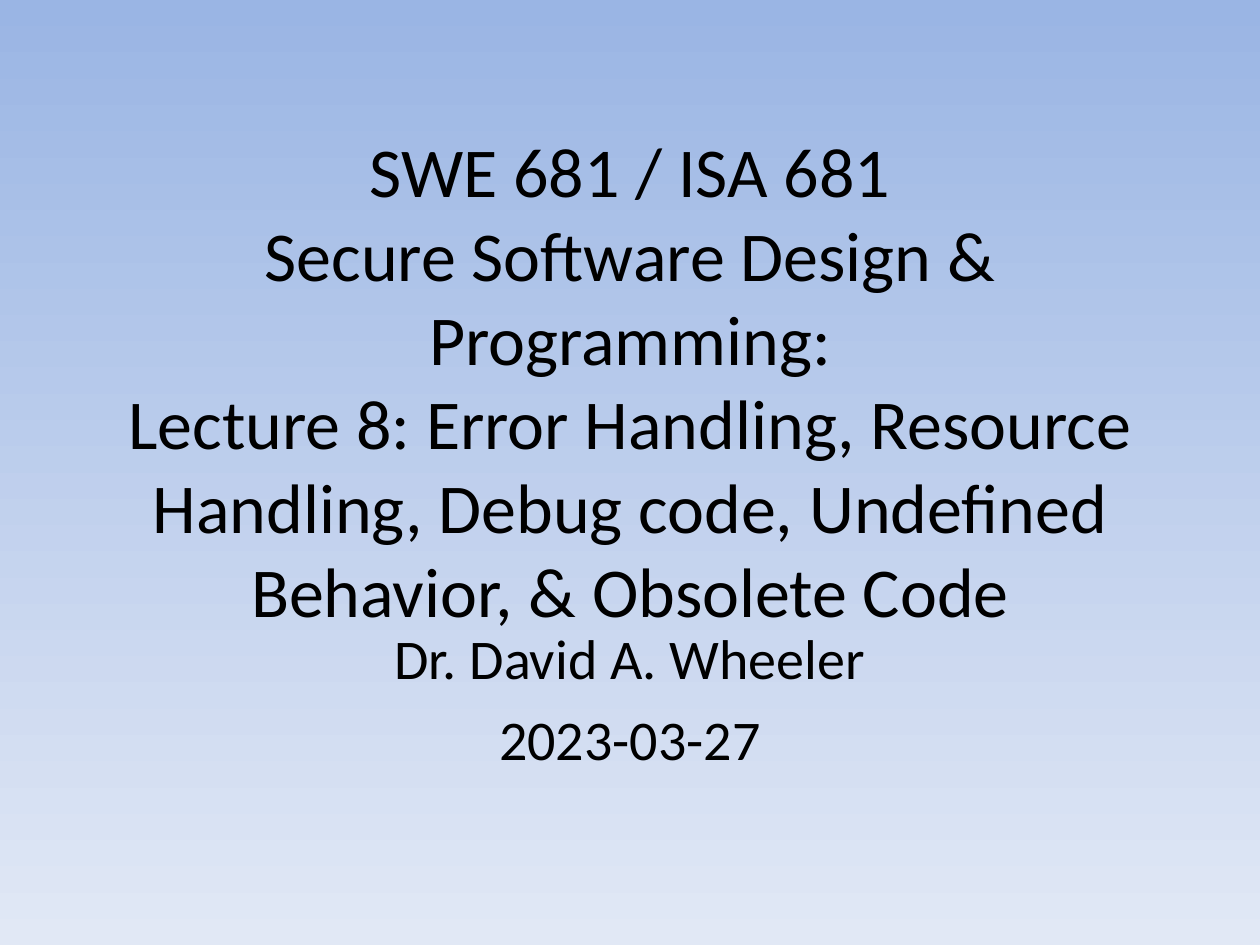
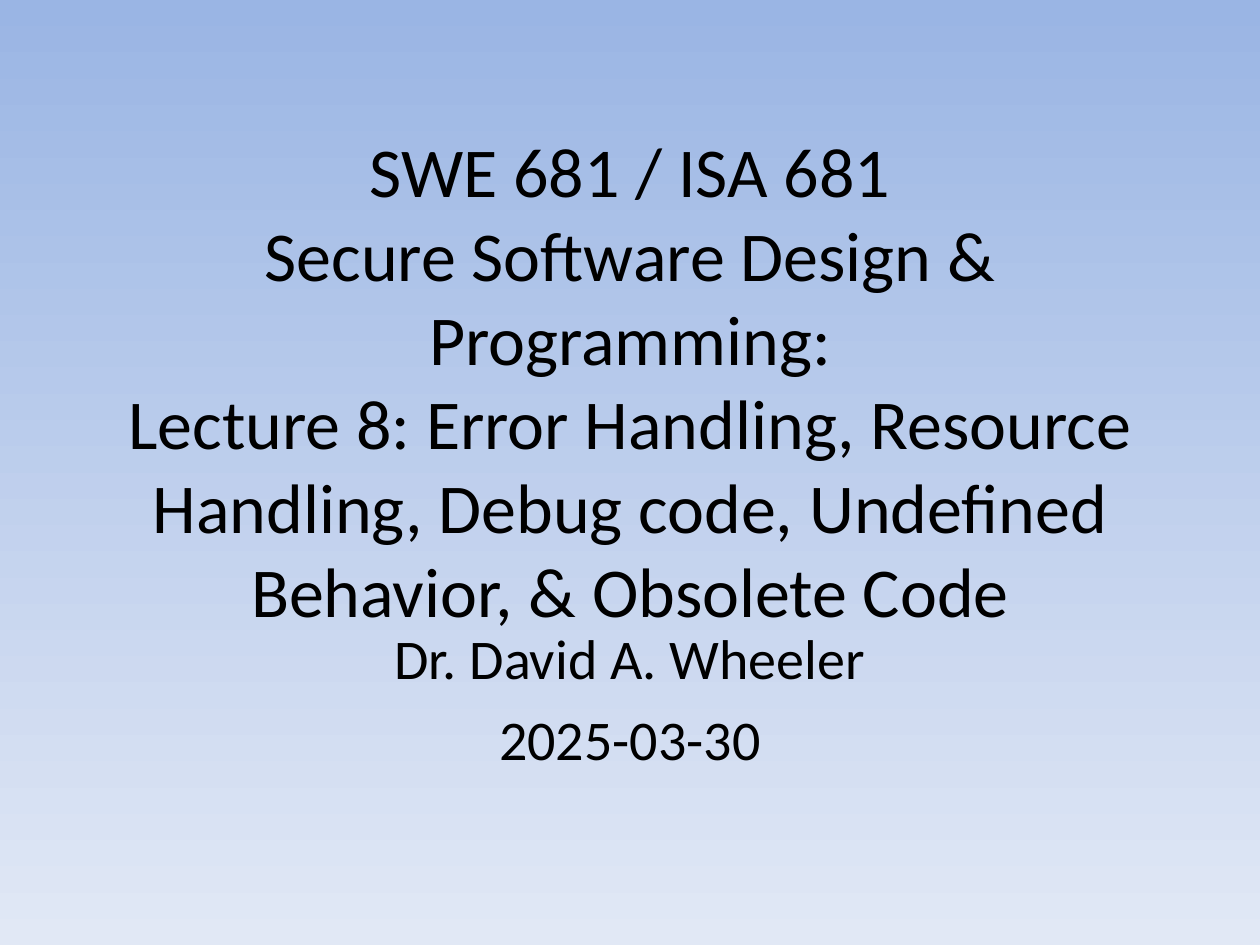
Before and after one commit to david-a-wheeler/david-a-wheeler.github.io, a slide deck: slide 1 of secure-class/presentations/Secure-Software-8-Errors.ppt. Drawn at 1260x945 pixels with LibreOffice and Linux fonts; fonts in the diff are those of the drawing. Boxes give left, top, right and bottom in pixels: in the first picture for what was removed or moved away, otherwise in the second. Text is boxed around its words. In the diff, an @@ line names an element or a change of style, - is before the commit and + after.

Commit message:
Minor update of Error slide
Rust also doesn't have exceptions

```diff
--- a/secure-class/presentations/Secure-Software-8-Errors.ppt
+++ b/secure-class/presentations/Secure-Software-8-Errors.ppt
@@ subtitle at [499, 723, 760, 761]: text changed @@
-2023-03-27
+2025-03-30
```
Also in this commit, not shown: 1 other slide changed.
